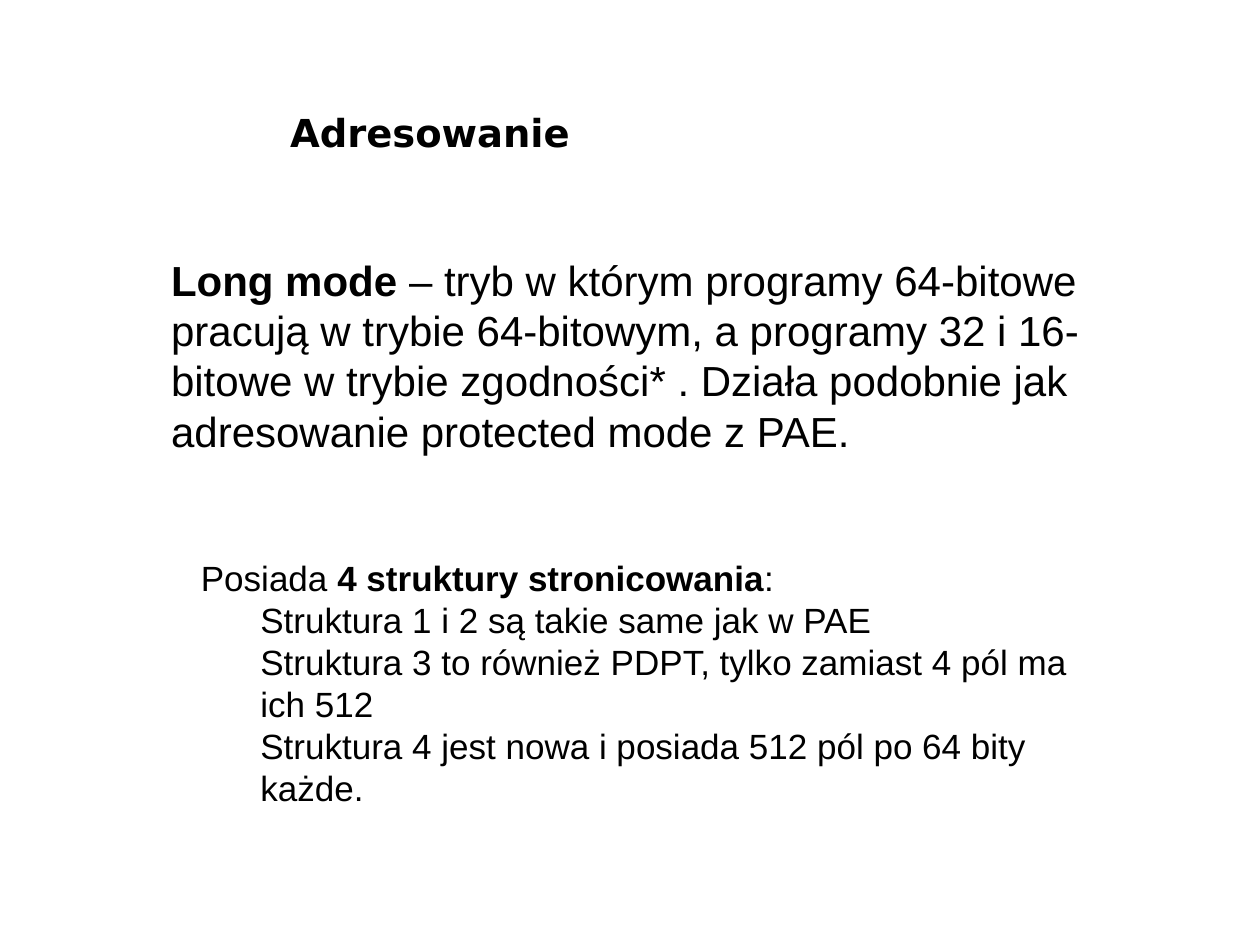
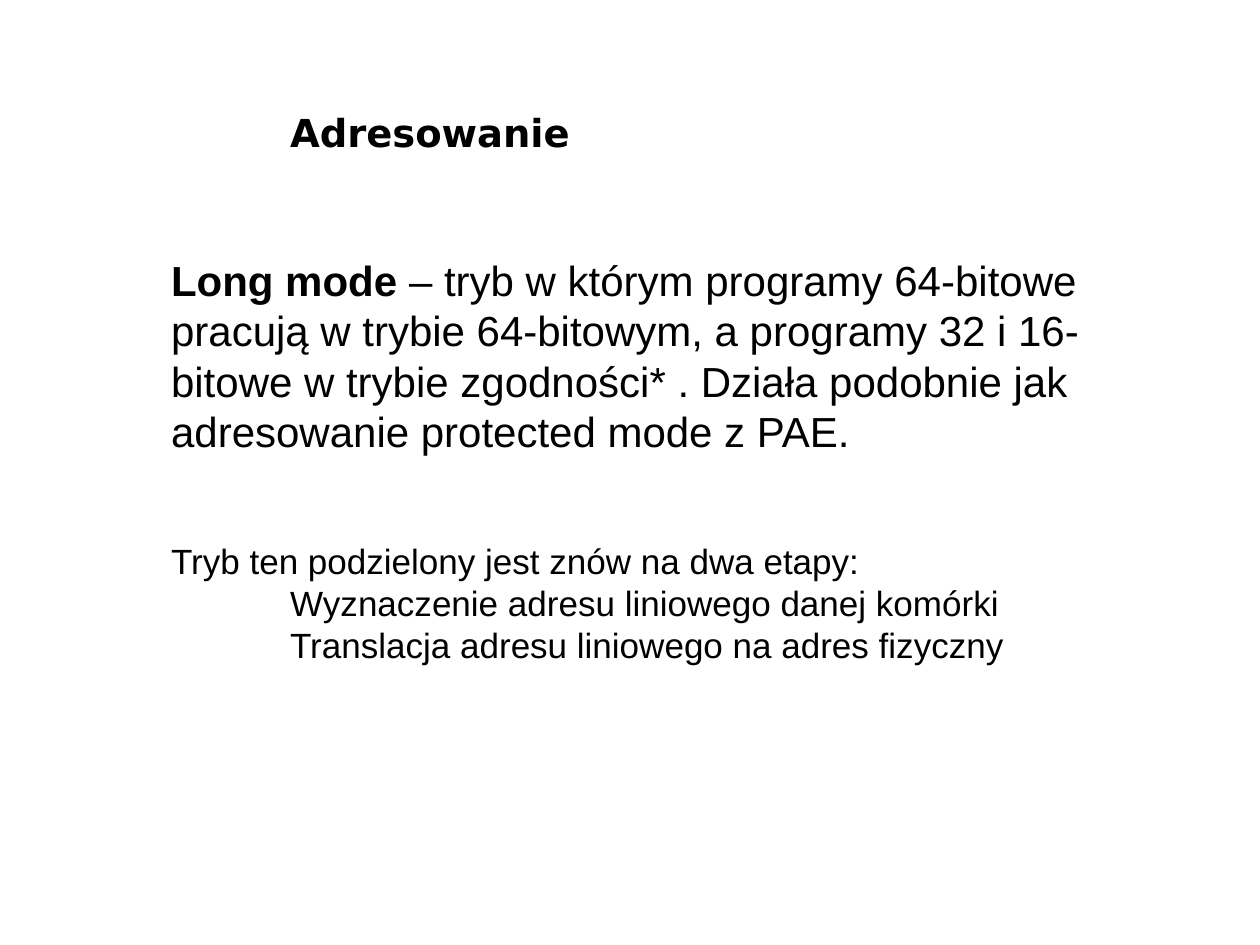
Before and after one commit to bercik/pn_prezentacja, a slide deck: slide 39 of śmieszki_i_inne_zwierzęta/prezentacja.odp (slide 38 before the commit). Drawn at 1260x945 pixels with LibreOffice and Linux fonts; fonts in the diff are those of the drawing; background and template pictures are left out. Boxes give left, top, right and bottom in pixels: in the first picture for what was removed or moved away, otherwise in the second. Text is boxed around its words. In the diff, an @@ line names an element or a change of style, - is before the commit and + after.

```diff
--- a/śmieszki_i_inne_zwierzęta/prezentacja.odp
+++ b/śmieszki_i_inne_zwierzęta/prezentacja.odp
@@ text at [171,548,1004,665]: text changed @@
-● Posiada 4 struktury stronicowania:
-    ● Struktura 1 i 2 są takie same jak w PAE
-    ● Struktura 3 to również PDPT, tylko zamiast 4 pól ma ich 512
-    ● Struktura 4 jest nowa i posiada 512 pól po 64 bity każde.
+Tryb ten podzielony jest znów na dwa etapy:
+      ● Wyznaczenie adresu liniowego danej komórki
+      ● Translacja adresu liniowego na adres fizyczny
```
Also in this commit, not shown: 1 other slide changed, 2 slides added, 1 slide removed, 1 other file.
